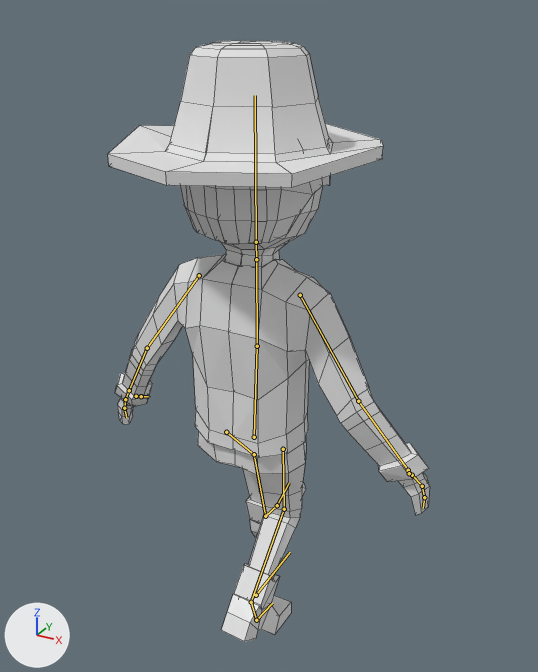
Two versions of the Blender file character-creation__rigging-pt5__keyframes.blend, one commit apart.
Both versions are drawn from a 50 mm lens placed at (9.19, -15.87, 16.98), pointed at (0.12, 0.61, 8.74). The lights are fixed; the arrows at lower left show +X, +Y and +Z. Both versions are drawn at the pose saved in each file; the numbers are the values there. The bones that bend it are drawn over the model as lines. Mesh edges are drawn as thin lines.
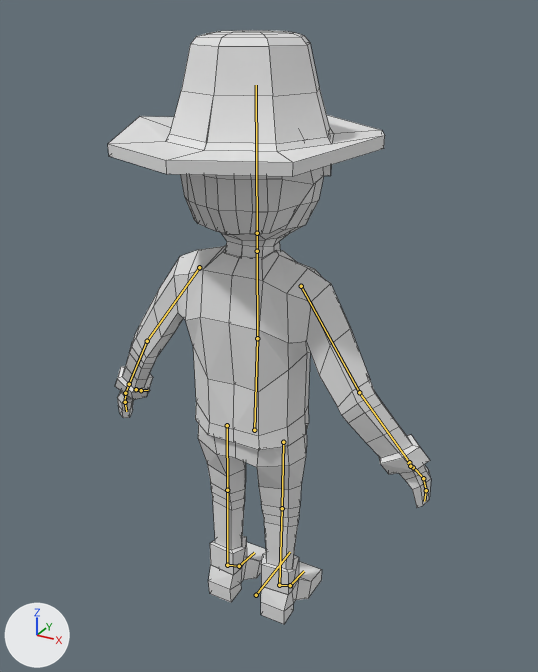
What the commit changed:
Bone 'Torso' (bone_torso) moves from (-0.01, -0.23, 0.0) to (0.0, 0.0, 0.0).
Bone 'Leg Control.L' (bone_leg_control_l) moves from (0.1, 2.76, 0.32) to (0.0, 0.0, 0.0).
Bone 'Leg Control.L' (bone_leg_control_l) turns from (29, 1, 2) to (0, 0, 0) degrees about its own x, y and z.
Bone 'Leg Control.R' (bone_leg_control_r) moves from (-0.13, -1.9, 0.16) to (0.0, 0.0, 0.0).
Bone 'Foot Roll.R' (bone_foot_roll_r) turns from (-2, -7, -35) to (0, 0, 0) degrees about its own x, y and z.

What differs and where, as boxes [x1, y1, x2, y2] in the pictures (538 x 672 px):
'Cube', posed: before [108, 41, 430, 642]; after [108, 30, 431, 624]
bone 'Torso', root to tip: before (254, 437) to (257, 346); after (254, 430) to (257, 338)
bone 'Foot Roll.R', root to tip: before (256, 620) to (251, 602); after (290, 585) to (279, 585)
